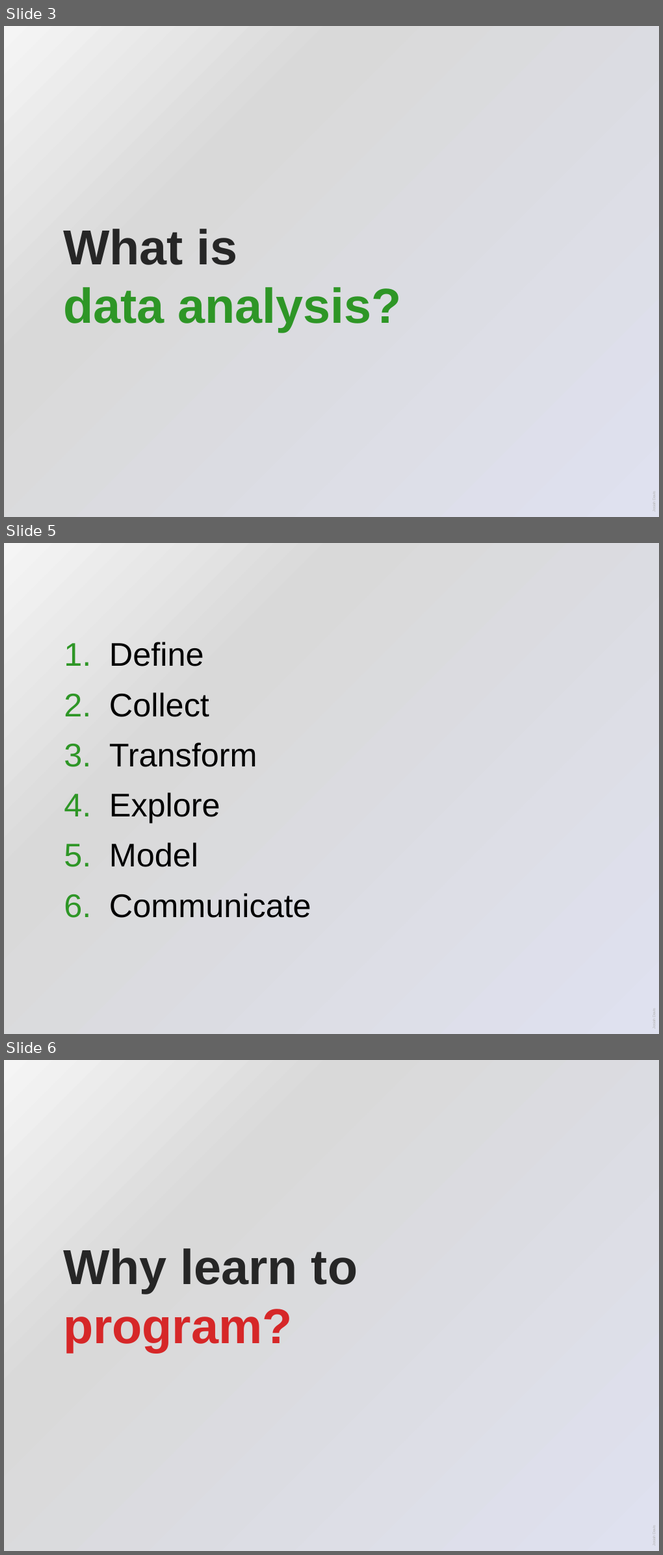
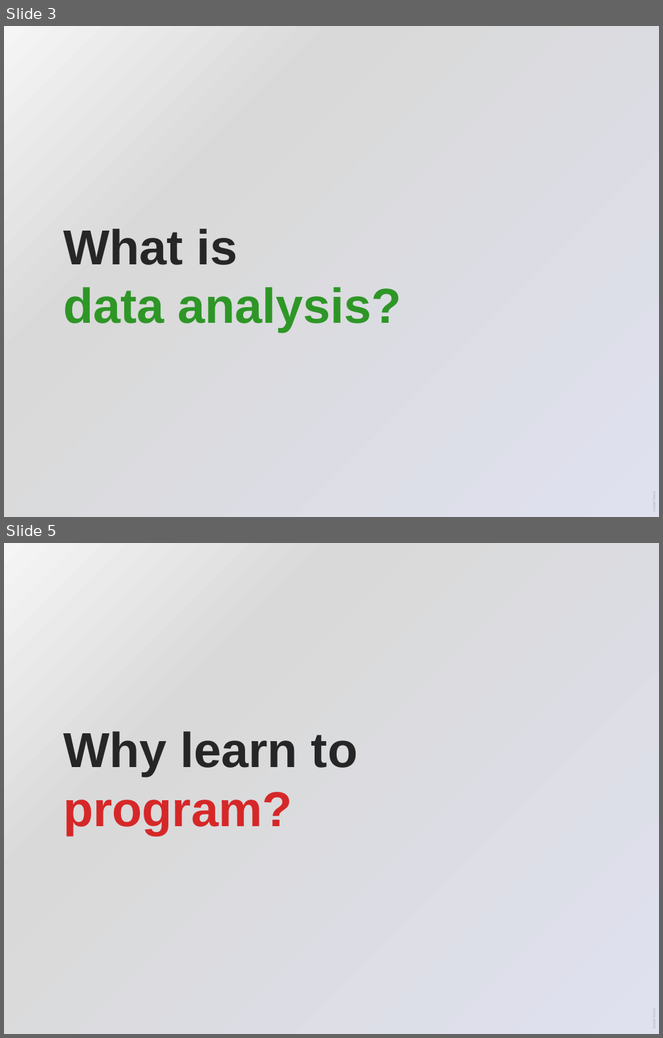
Before and after one commit to josiahdavis/python_data_analysis, a slide deck: python_data_analysis.pptx. Shown one above the other, each under a label of ours: slides 3, 5 and 6 before the commit, slides 3 and 5 after it; the slides between them are not shown. The pictures are 663x1555 and 663x1038 pixels, drawn with LibreOffice and Linux fonts; fonts in the diff are those of the drawing. Boxes give left, top, right and bottom in pixels: in the first picture for what was removed or moved away, otherwise in the second. Text is boxed around its words. In the diff, an @@ line names an element or a change of style, - is before the commit and + after.

```diff
--- a/python_data_analysis.pptx
+++ b/python_data_analysis.pptx
@@ slide 5 removed at [4, 543, 659, 1034], background gradient #F5F5F5 to #D9D9D9 to #E0E1EF; not listed: 1 template element that a slide beside it also shows @@
@@ text removed at [109, 642, 311, 918] @@
-1. Define
-2. Collect
-3. Transform
-4. Explore
-5. Model
-6. Communicate
@@ what was slide 6 is now slide 5 @@
```
Also in this commit, not shown: 2 slides changed.
